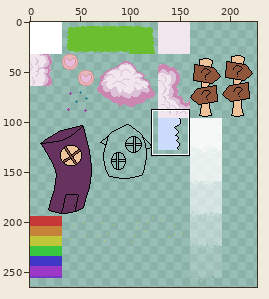
A sprite sheet gets an edit: textures/dreamland.png. The picture above shows the old version from afar; the outline marks the close-up.
Close-up. Before:
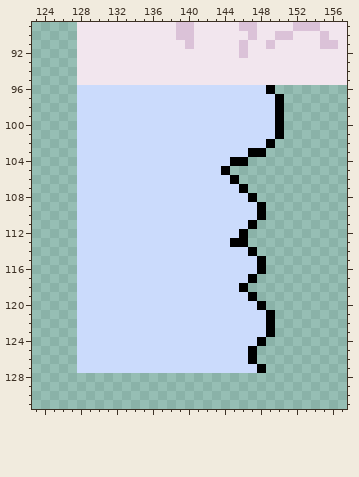
The file is 256x288 pixels. Pixels under 10% opacity are left out. Shown: x 123..157, y 89..131. The wide view leaves out empty margins. The commit also changed other parts of the picture, which this record leaves out.
The same view after the edit:
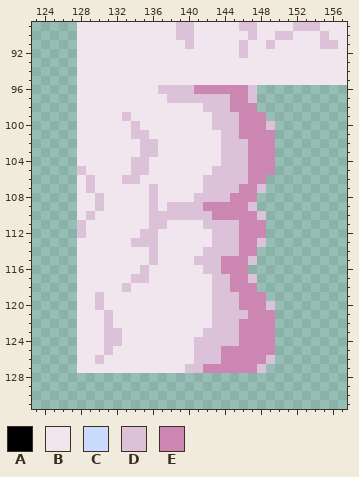
Palette (. is transparent): A #000000  B #f2e6ee  C #cbdbfc  D #dbc2d8  E #cb87b2
What changed:
y 96: x 128..149 CCCCCCCCCCCCCCCCCCCCCA -> BBBBBBBBBDDDDEEEEEED..
y 97: x 128..150 CCCCCCCCCCCCCCCCCCCCCCA -> BBBBBBBBBBDDDDDDDEED...
y 98: x 128..150 CCCCCCCCCCCCCCCCCCCCCCA -> BBBBBBBBBBBBBBDDDEEE...
y 99: x 128..150 CCCCCCCCCCCCCCCCCCCCCCA -> BBBBBDBBBBBBBBBDDDEEE..
y 100: x 128..150 CCCCCCCCCCCCCCCCCCCCCCA -> BBBBBBDBBBBBBBBDDDEEED.
y 101: x 128..150 CCCCCCCCCCCCCCCCCCCCCCA -> BBBBBBDDBBBBBBBBDDEEEE.
y 102: x 128..149 CCCCCCCCCCCCCCCCCCCCCA -> BBBBBBBDDBBBBBBBDDDEEE
y 103: x 128..149 CCCCCCCCCCCCCCCCCCCAA. -> BBBBBBBDDBBBBBBBDDDEEE
y 104: x 128..149 CCCCCCCCCCCCCCCCCAA... -> BBBBBBDDBBBBBBBBDDDEEE
y 105: x 128..149 CCCCCCCCCCCCCCCCA..... -> DBBBBBDDBBBBBBBDDDDEEE
y 106: x 128..148 CCCCCCCCCCCCCCCCCA... -> BDBBBDDBBBBBBBDDDDDEE
y 107: x 128..148 CCCCCCCCCCCCCCCCCCA.. -> BDBBBBBBDBBBBBDDDDEED
y 108: x 128..147 CCCCCCCCCCCCCCCCCCCA -> BBDBBBBBDBBBBDDDDEEE
y 109: x 128..148 CCCCCCCCCCCCCCCCCCCCA -> BBDBBBBBDBDDDDEEEEED.
y 110: x 128..148 CCCCCCCCCCCCCCCCCCCCA -> BDBBBBBBDDDDDDDEEEEED
y 111: x 128..148 CCCCCCCCCCCCCCCCCCCA. -> DBBBBBBBDDBBBBDDDDEEE
y 112: x 128..148 CCCCCCCCCCCCCCCCCCA.. -> DBBBBBBDDBBBBBBDDDEEE
y 113: x 128..148 CCCCCCCCCCCCCCCCCAA.. -> BBBBBBDDDBBBBBBDDDEED
y 114: x 128..147 CCCCCCCCCCCCCCCCCCCA -> BBBBBBBBDBBBBBDDDDEE
y 115: x 128..148 CCCCCCCCCCCCCCCCCCCCA -> BBBBBBBBDBBBBDDDEEED.
y 116: x 128..148 CCCCCCCCCCCCCCCCCCCCA -> BBBBBBBDBBBBBBDDEEE..
y 117: x 128..147 CCCCCCCCCCCCCCCCCCCA -> BBBBBBDDBBBBBBBDDEED
y 118: x 128..147 CCCCCCCCCCCCCCCCCCA. -> BBBBBDBBBBBBBBBDDEEE
y 119: x 128..148 CCCCCCCCCCCCCCCCCCCA. -> BBDBBBBBBBBBBBBDDDEEE
y 120: x 128..149 CCCCCCCCCCCCCCCCCCCCA. -> BBDBBBBBBBBBBBBDDDEEED
y 121: x 128..149 CCCCCCCCCCCCCCCCCCCCCA -> BBBDBBBBBBBBBBBDDDDEEE
y 122: x 128..149 CCCCCCCCCCCCCCCCCCCCCA -> BBBDBBBBBBBBBBBDDDEEEE
y 123: x 128..149 CCCCCCCCCCCCCCCCCCCCCA -> BBBDDBBBBBBBBBDDDDEEEE
y 124: x 128..149 CCCCCCCCCCCCCCCCCCCCA. -> BBBDDBBBBBBBBDDDDDEEEE
y 125: x 128..149 CCCCCCCCCCCCCCCCCCCA.. -> BBBDBBBBBBBBBDDDEEEEEE
y 126: x 128..149 CCCCCCCCCCCCCCCCCCCA.. -> BBDBBBBBBBBBBDDDEEEEED
y 127: x 128..148 CCCCCCCCCCCCCCCCCCCCA -> BBBBBBBBBBBBDDEEEEEED
Changed places in both close-ups, as pixel boxes (x1, y1, x2, y2):
changed: (77, 85, 284, 373)
